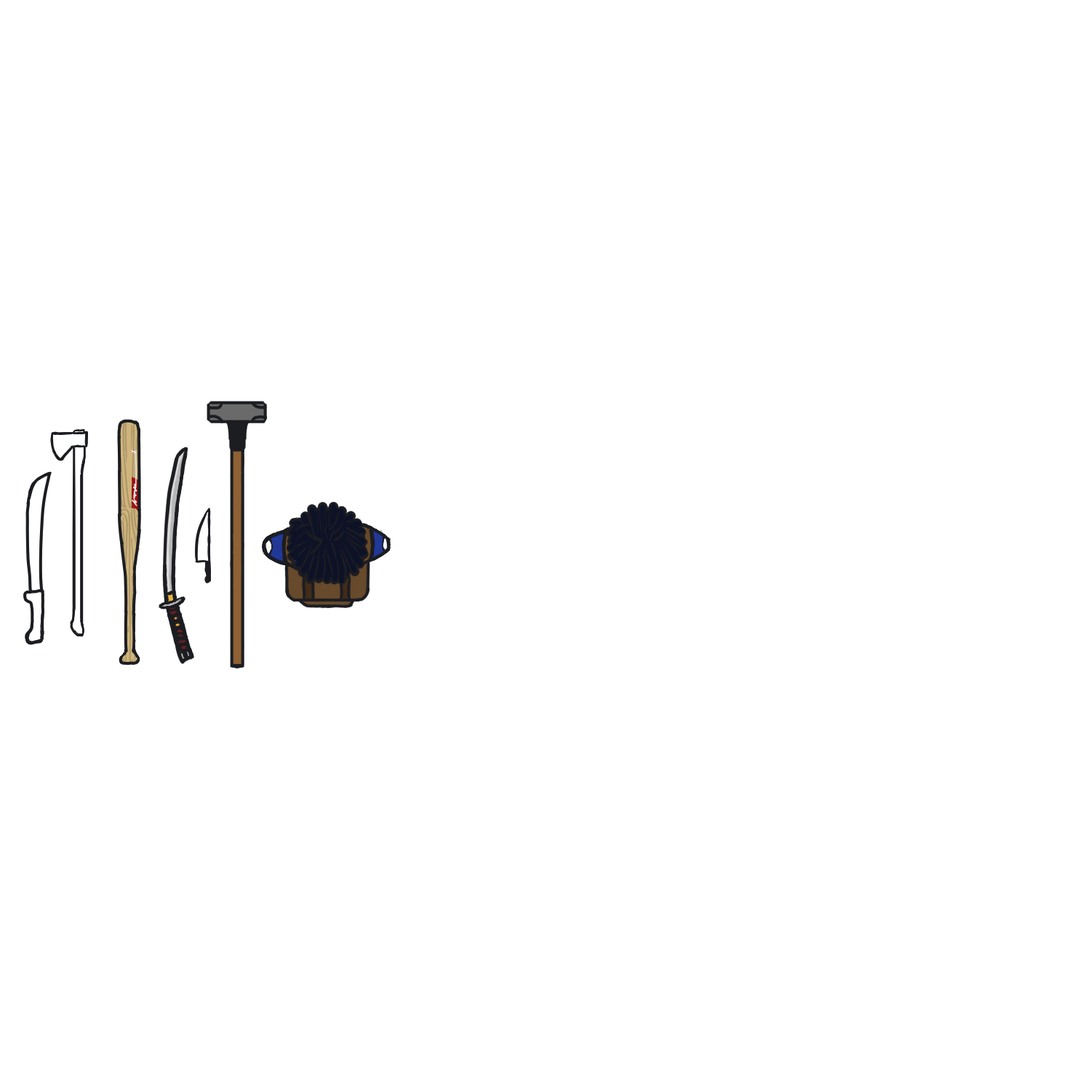
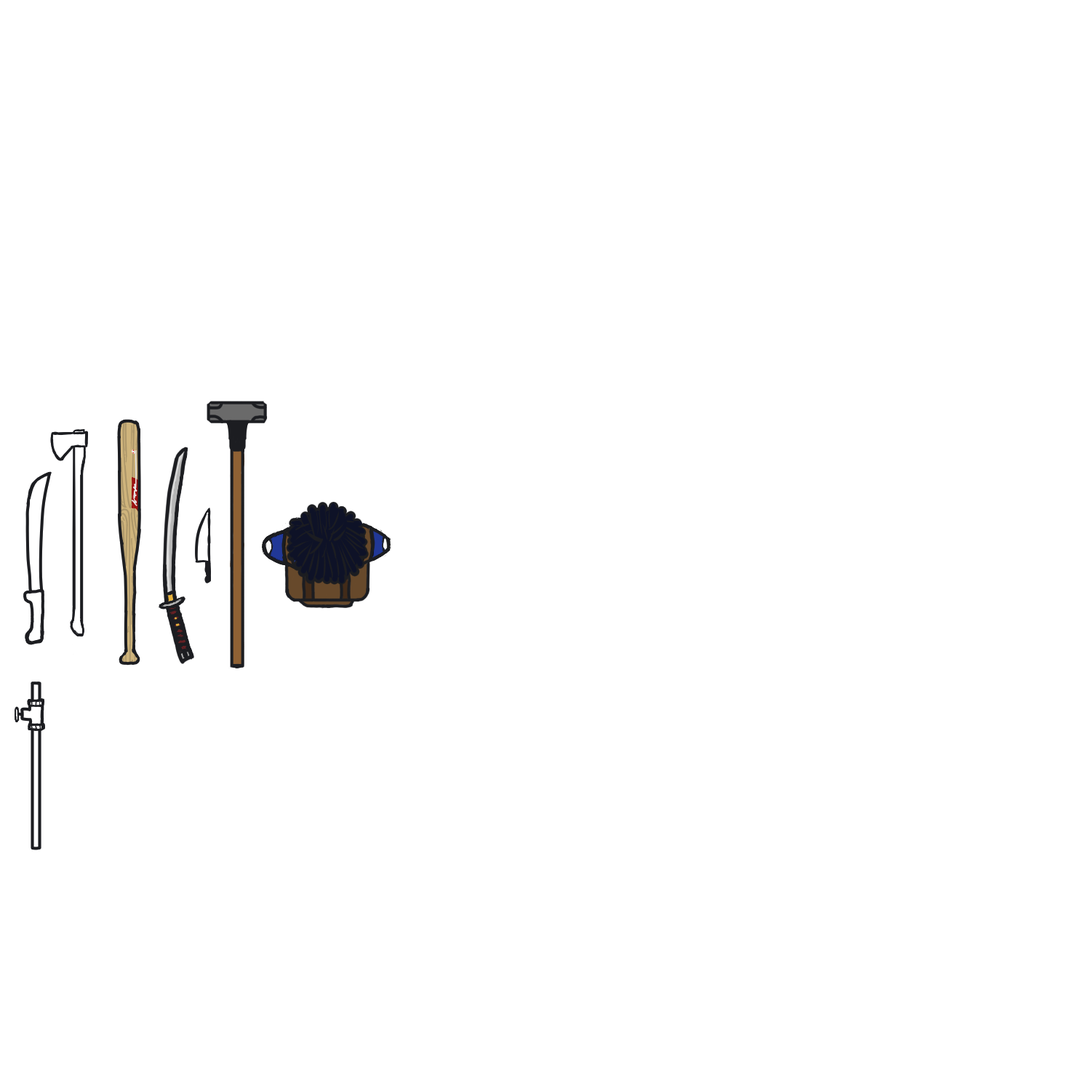
Layers edited between the first and the second 1091×1091 image:
added layer "Pipe" in group "Items" over left=14, top=547, right=140, bottom=851
painted on "Axe" over left=26, top=681, right=46, bottom=702
